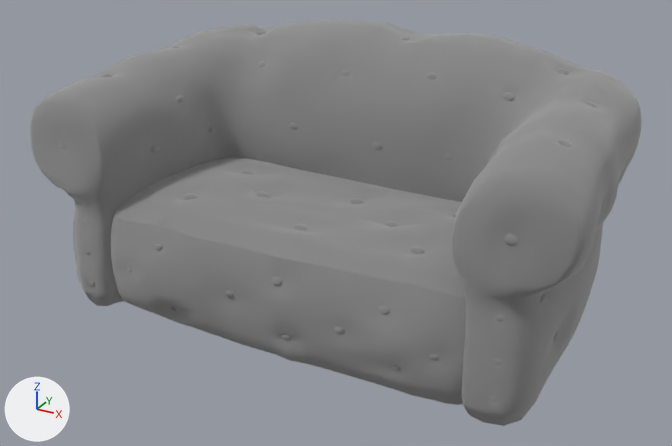
The glTF model Sofa3_Buttoned.glb as it was, and as the next commit left it.
One viewpoint serves both versions: a 50 mm lens placed at (0.00549, -0.00983, 0.00571), pointed at (-0.00005, 0.00023, 0.00068). The axes (+X, +Y, +Z) are drawn at lower left. The lights are the same throughout. The first picture is the older version. Where no turn or scale is listed for an object, it has been applied to the vertices.

Names of what the first picture shows: 'Buttons_low', 'Sofa_low'.
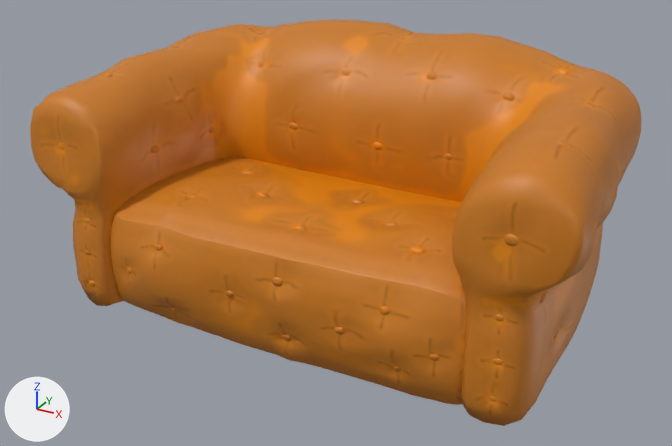
Location of each change, [x1, y1, x2, y2] in pixels of the pictures (672 x 446 px):
'Sofa_low', surface changed (grey to orange)
    both: [30, 20, 642, 426]
'Buttons_low', surface changed
    both: [59, 31, 597, 402]

The change, as a diff of the scene's bpy script:
```diff
--- a/Sofa3_Buttoned.glb.py
+++ b/Sofa3_Buttoned.glb.py
@@ img_sofa3_buttoned_base_color @@
+img_sofa3_buttoned_base_color = load_image('Sofa3_Buttoned_Base_Color', '_unpacked/Sofa3_Buttoned_Base_Color', 4096, 4096, 'sRGB')
@@ mat_sofa_low @@
 mat_sofa_low = principled_material('Sofa_low')
-mat_sofa_low.base_color = (0.5, 0.5, 0.5)  # grey #bcbcbc
-mat_sofa_low.metallic = 1.0
-mat_sofa_low.roughness = 1.0
+mat_sofa_low.texture = img_sofa3_buttoned_base_color
@@ mat_buttons_low @@
 mat_buttons_low = principled_material('Buttons_low')
-mat_buttons_low.base_color = (0.5, 0.5, 0.5)  # grey #bcbcbc
-mat_buttons_low.metallic = 1.0
-mat_buttons_low.roughness = 1.0
+mat_buttons_low.texture = img_sofa3_buttoned_base_color
```
